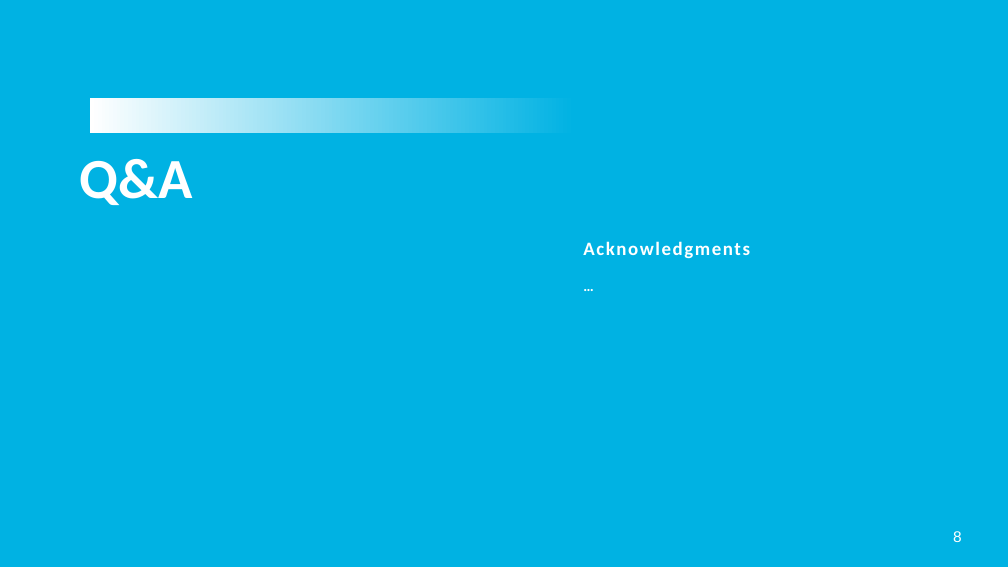
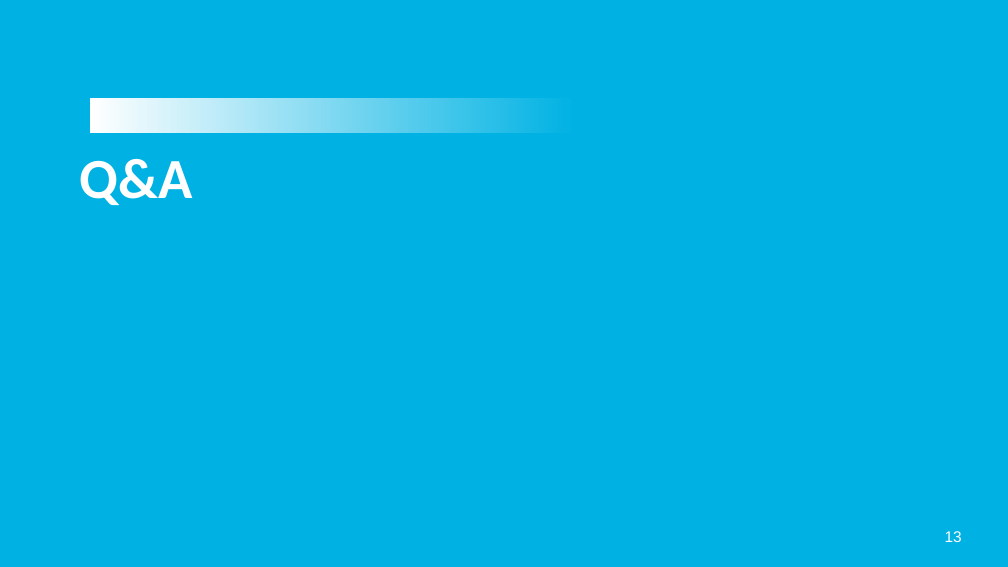
Before and after one commit to kubernetes-world/3666-ANLP-Predicting-ECB-Monetary-Policy, a slide deck: slide 13 of 3666 ANLP - Predicting ECB Monetary Policy.Final Project.pptx (slide 8 before the commit). Drawn at 1008x567 pixels with LibreOffice and Linux fonts; fonts in the diff are those of the drawing. Boxes give left, top, right and bottom in pixels: in the first picture for what was removed or moved away, otherwise in the second. Text is boxed around its words. In the diff, an @@ line names an element or a change of style, - is before the commit and + after.

```diff
--- a/3666 ANLP - Predicting ECB Monetary Policy.Final Project.pptx
+++ b/3666 ANLP - Predicting ECB Monetary Policy.Final Project.pptx
@@ text removed at (x1=583, y1=241, x2=750, y2=259) @@
-Acknowledgments
-…
@@ page number at (x1=945, y1=531, x2=962, y2=542): text changed @@
-8
+13
```
Also in this commit, not shown: 3 other slides changed, 8 slides added, 3 slides removed.
